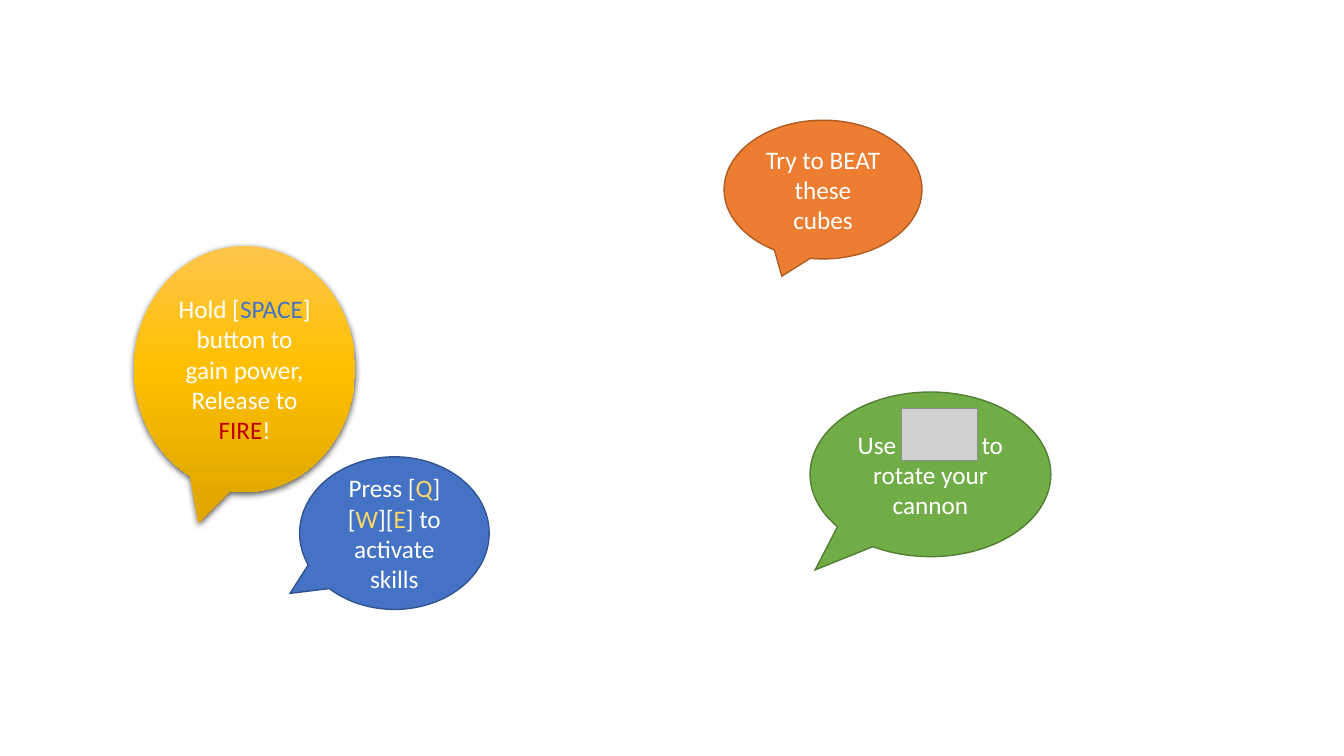
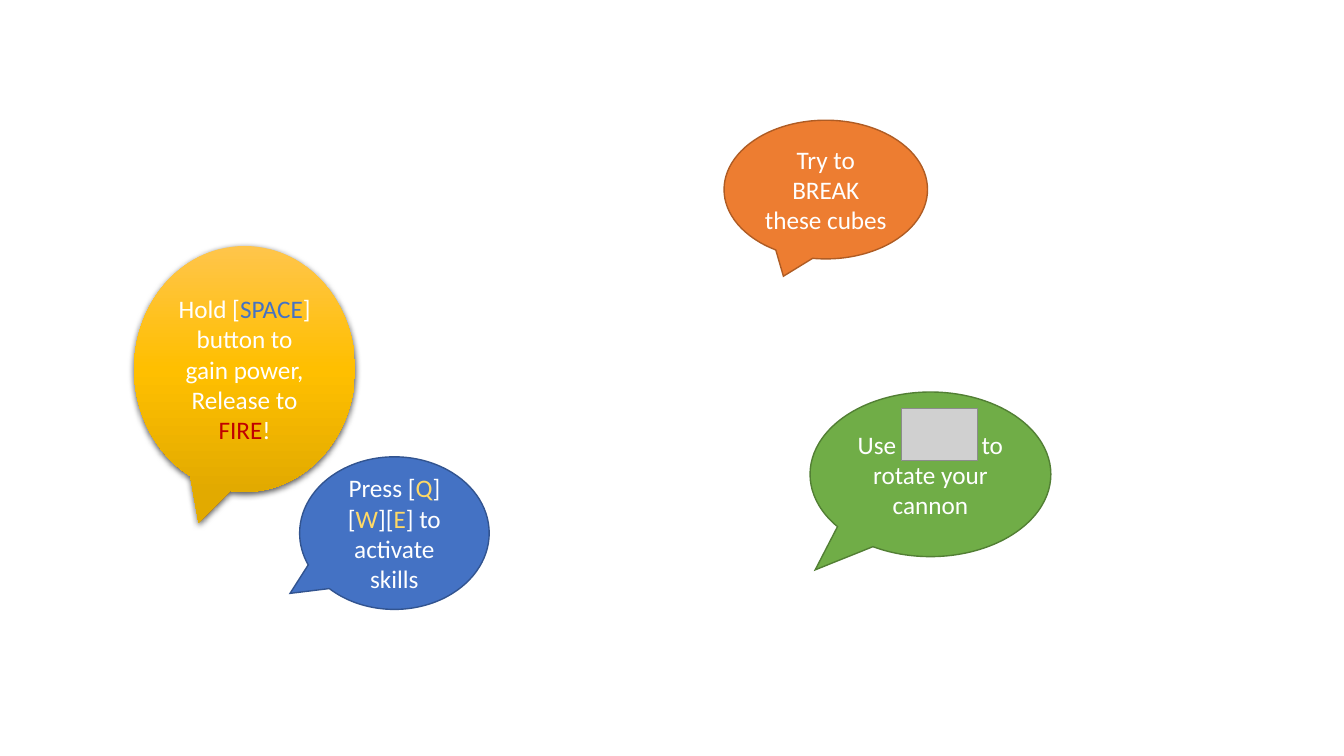
Before and after one commit to dyzsunson/BunnyBall_VR, a slide deck: slide 1 of Document/Rabbit_Tutorial.pptx. Drawn at 1344x756 pixels with LibreOffice and Linux fonts; fonts in the diff are those of the drawing; grey boxes stand for pictures; background and template pictures are left out. Boxes give left, top, right and bottom in pixels: in the first picture for what was removed or moved away, otherwise in the second. Text is boxed around its words. In the diff, an @@ line names an element or a change of style, - is before the commit and + after.

```diff
--- a/Document/Rabbit_Tutorial.pptx
+++ b/Document/Rabbit_Tutorial.pptx
@@ speech bubble "Try to BREAK these cubes": place and size @@
-speech bubble "Try to BREAK these cubes" at (724,120,922,259)
+speech bubble "Try to BREAK these cubes" at (724,120,928,259)
@@ text in speech bubble at (765,153,886,229): text changed @@
-Try to BEAT these cubes
+Try to BREAK these cubes
```
Also in this commit, not shown: 4 other slides changed, 18 other files.
